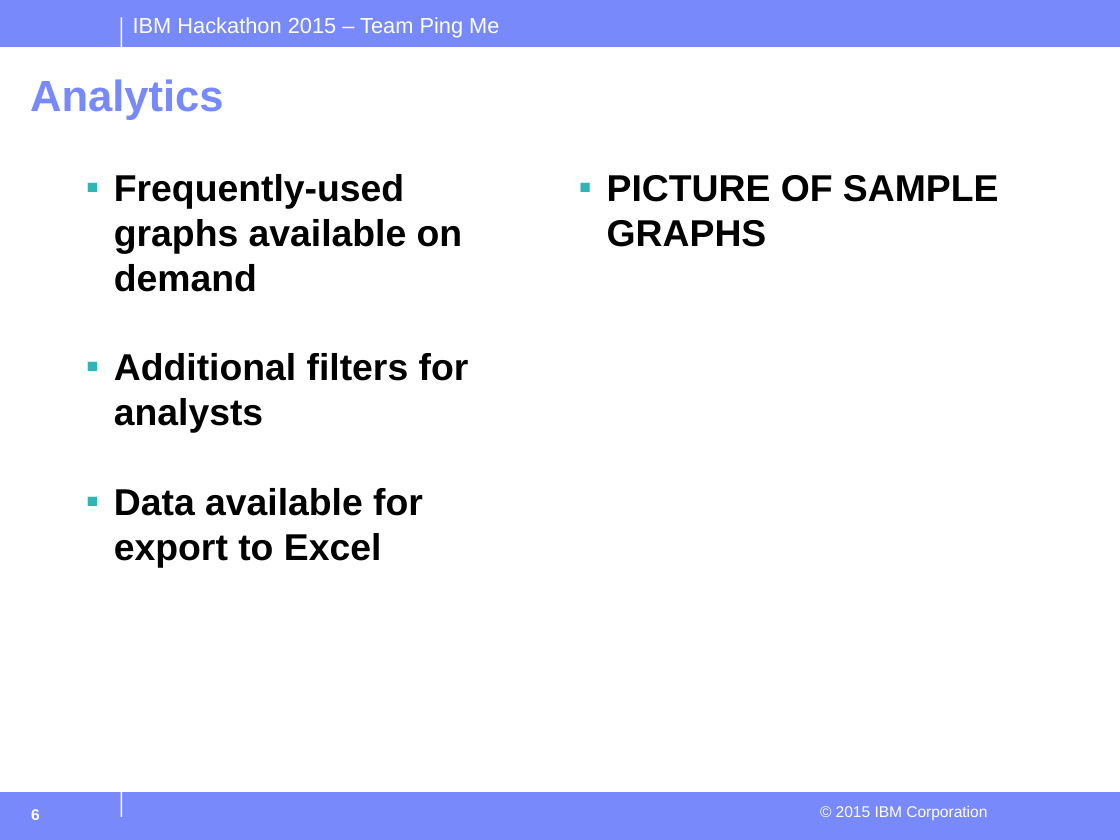
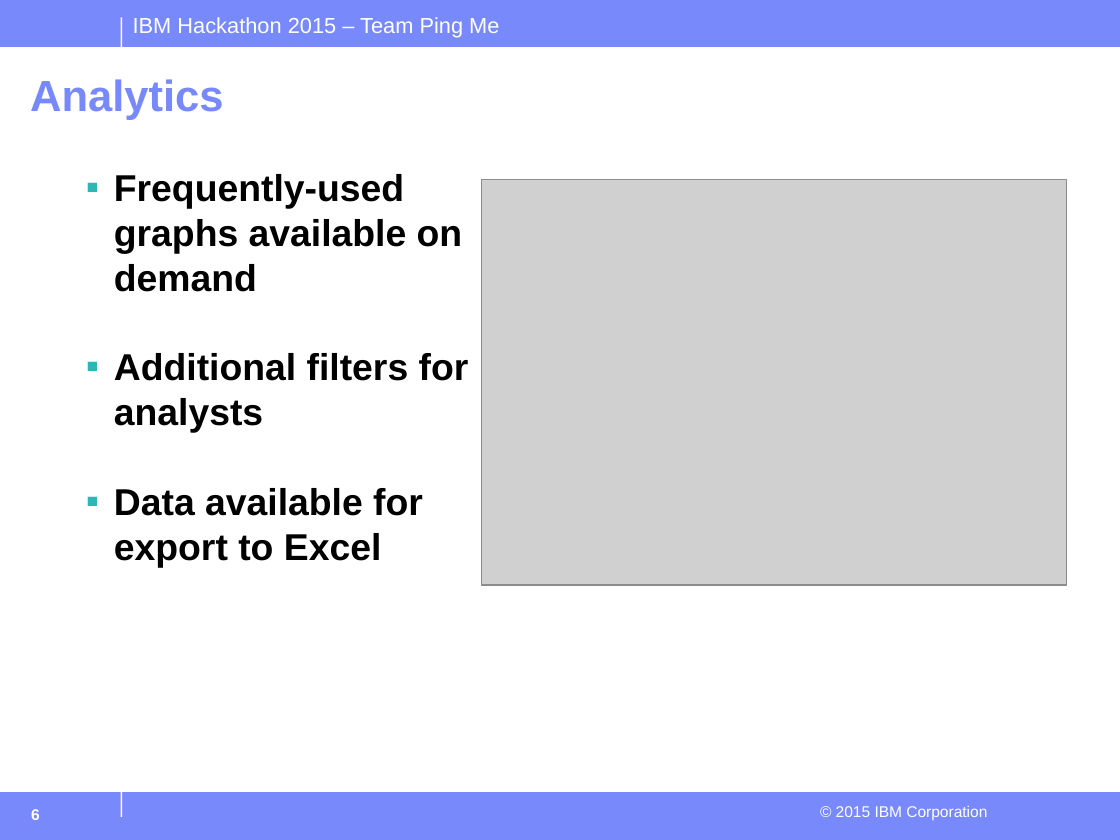
Before and after one commit to peterj35/Toronto-Public-Library-App, a slide deck: slide 6 of Hackathon2015.odp. Drawn at 1120x840 pixels with LibreOffice and Linux fonts; fonts in the diff are those of the drawing; grey boxes stand for pictures; background and template pictures are left out. Boxes give left, top, right and bottom in pixels: in the first picture for what was removed or moved away, otherwise in the second. Text is boxed around its words. In the diff, an @@ line names an element or a change of style, - is before the commit and + after.

Commit message:
Almost at the finish line!

```diff
--- a/Hackathon2015.odp
+++ b/Hackathon2015.odp
@@ picture added at (482,179,1066,585) @@
@@ text removed at (607,175,998,247) @@
-▪ PICTURE OF SAMPLE GRAPHS
```
